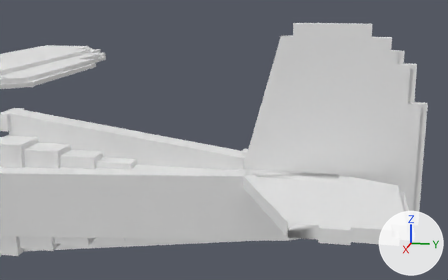
The OBJ model main/resources/assets/mtsofficialpack/objmodels/vehicles/pzlp11.obj as it was, and as the next commit left it.
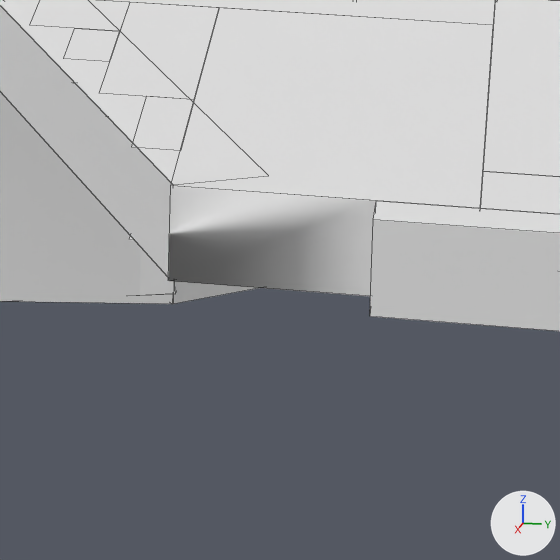
Old and new are each drawn from a 50 mm camera at (6.22, 5.54, 2.47) aimed at (-0.08, 4.28, 0.89) and again close up on the part from 58% to 78% of the width and 69% to 100% of the height. Arrows for +X, +Y and +Z are at lower right; the lights stay in place. The close-ups show mesh edges as thin lines. Where no turn or scale is listed for an object, it has been applied to the vertices.

The scene before the commit, as lines of its bpy script (objects in view):
```python
me_elevator_l = bpy.data.meshes.new('$Elevator_L')
me_elevator_l.from_pydata(...)  # 58 vertices, 29 faces; spans x 0.124..1.5, y 5.5..6.125, z 0.499..0.626
me_elevator_l.materials.append(mat_none_pzlp11_png)  # its picture is missing
me_fuselage_fs = bpy.data.meshes.new('Fuselage_Fs')
me_fuselage_fs.from_pydata(...)  # 1383 vertices, 872 faces; spans x -6.0..6.0, y -1.44..5.94, z -1.59..2.13
me_fuselage_fs.materials.append(mat_none_pzlp11_png)  # its picture is missing
ob_elevator_l = bpy.data.objects.new('$Elevator_L', me_elevator_l)
ob_elevator_l.location = (0.0, 0.0, 0.0)
ob_fuselage_fs = bpy.data.objects.new('Fuselage_Fs', me_fuselage_fs)
ob_fuselage_fs.location = (0.0, 0.0, 0.0)
```
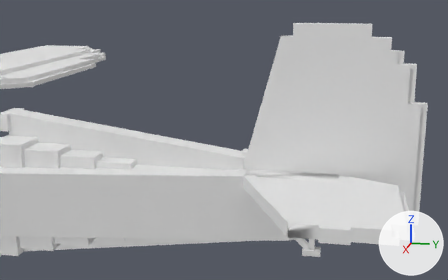
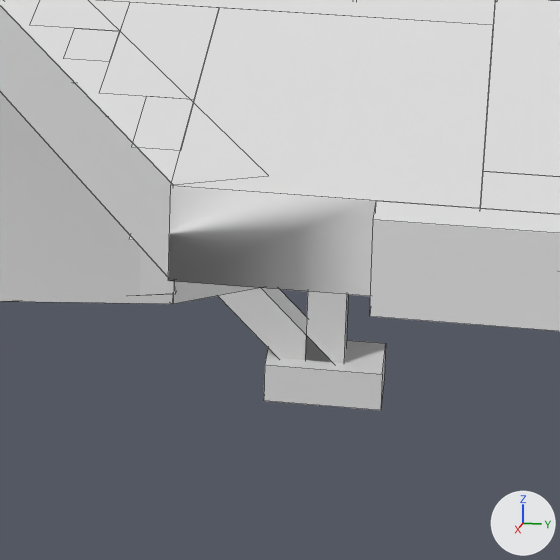
Location of each change, [x1, y1, x2, y2] in pixels of the close-ups (560 x 560 px):
'bodyModel', added
    after: [219, 288, 386, 410]

Edits to the bpy script that builds the scene:
```text
Add mat_modelmaterial:
    mat_modelmaterial = principled_material('ModelMaterial')
    mat_modelmaterial.base_color = (0.8, 0.8, 0.8)  # white #e7e7e7
    mat_modelmaterial.roughness = 1.0
Add me_bodymodel:
    me_bodymodel.from_pydata(...)  # 24 vertices, 16 faces; spans x -0.062..0.062, y 4.969..5.344, z -0.294..0.019
    me_bodymodel.materials.append(mat_modelmaterial)  # white #e7e7e7
Add ob_bodymodel:
    ob_bodymodel = bpy.data.objects.new('bodyModel', me_bodymodel)
    ob_bodymodel.location = (0.0, 0.0, 0.0)
```
